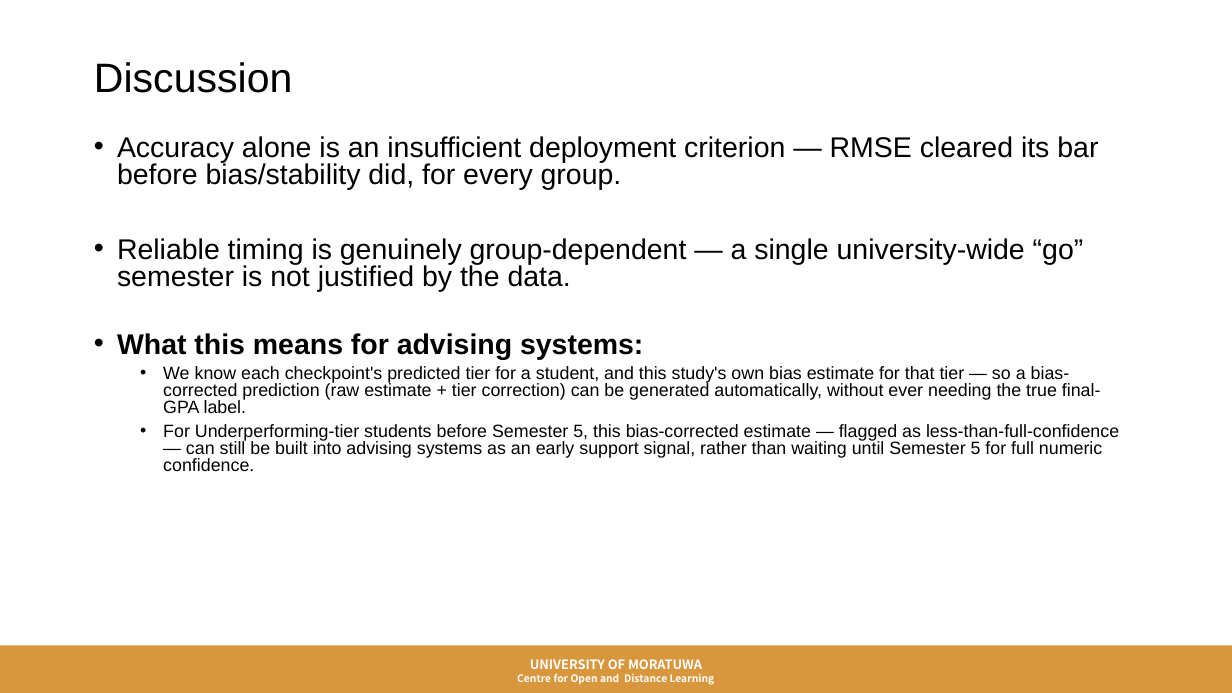
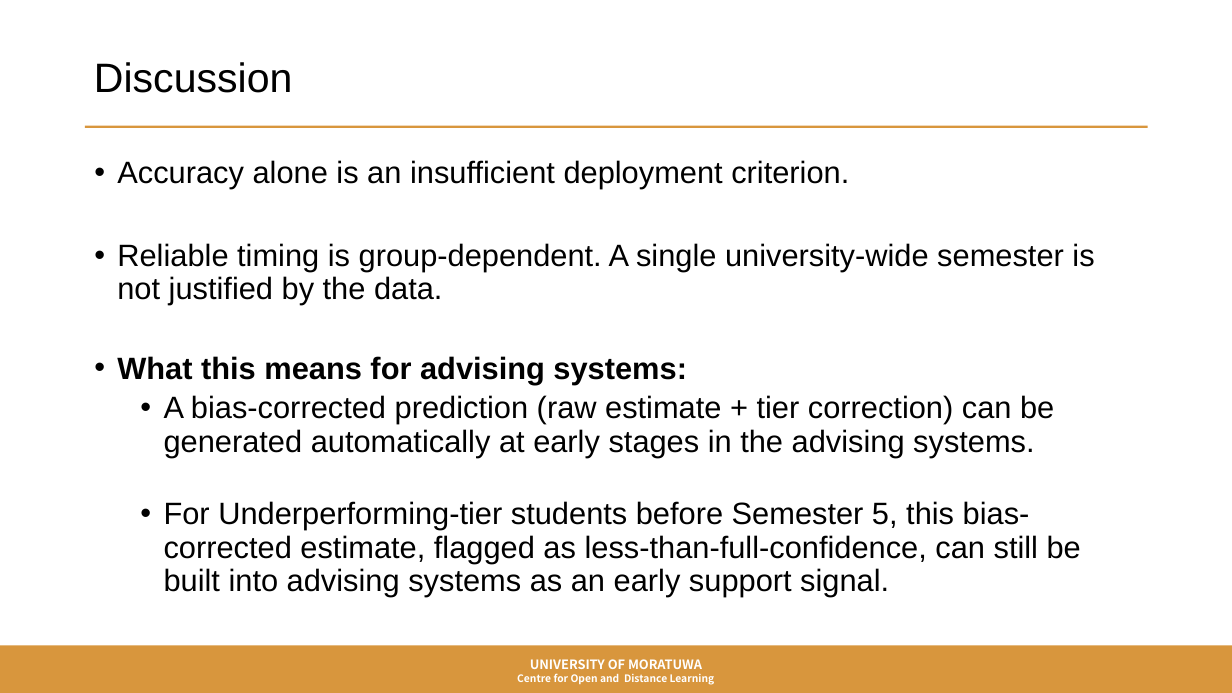
Before and after one commit to SayuriWitharana/GPA_Prediction_Framework, a slide deck: slide 11 of ICODE26_GPA_Presentation.pptx. Drawn at 1232x693 pixels with LibreOffice and Linux fonts; fonts in the diff are those of the drawing; background and template pictures are left out. Boxes give left, top, right and bottom in pixels: in the first picture for what was removed or moved away, otherwise in the second. Text is boxed around its words. In the diff, an @@ line names an element or a change of style, - is before the commit and + after.

```diff
--- a/ICODE26_GPA_Presentation.pptx
+++ b/ICODE26_GPA_Presentation.pptx
@@ title "Discussion" at <box>94,62,293,93</box>: text colour #000000 to none @@
@@ rectangle added at <box>85,126,1148,128</box>, fill #D8963D @@
@@ text "Accuracy alone is an insufficient ...": place and size @@
-text "Accuracy alone is an insufficient ..." at <box>117,136,1119,471</box>
+text "Accuracy alone is an insufficient ..." at <box>117,160,1094,597</box>
@@ text at <box>117,160,1094,305</box>: text changed; size 22.2 to 24 pt; text colour #000000 to none @@
-• Accuracy alone is an insufficient deployment criterion — RMSE cleared its bar before bias/stability did, for every group.
-• Reliable timing is genuinely group-dependent — a single university-wide “go” semester is not justified by the data.
+• Accuracy alone is an insufficient deployment criterion.
+• Reliable timing is group-dependent. A single university-wide semester is not justified by the data.
@@ text at <box>117,356,687,384</box>: size 22.2 to 24 pt, text colour #000000 to none in "What this means for advising systems:"; line spacing 0.8 to 0.9 @@
@@ text at <box>164,395,1081,597</box>: text changed; size 13.9 to 24 pt @@
-  • We know each checkpoint's predicted tier for a student, and this study's own bias estimate for that tier — so a bias-corrected prediction (raw estimate + tier correction) can be generated automatically, without ever needing the true final-GPA label.
-  • For Underperforming-tier students before Semester 5, this bias-corrected estimate — flagged as less-than-full-confidence — can still be built into advising systems as an early support signal, rather than waiting until Semester 5 for full numeric confidence.
+  • A bias-corrected prediction (raw estimate + tier correction) can be generated automatically at early stages in the advising systems.
+  • For Underperforming-tier students before Semester 5, this bias-corrected estimate, flagged as less-than-full-confidence, can still be built into advising systems as an early support signal.
```
Also in this commit, not shown: 11 other slides changed, 3 other files.
